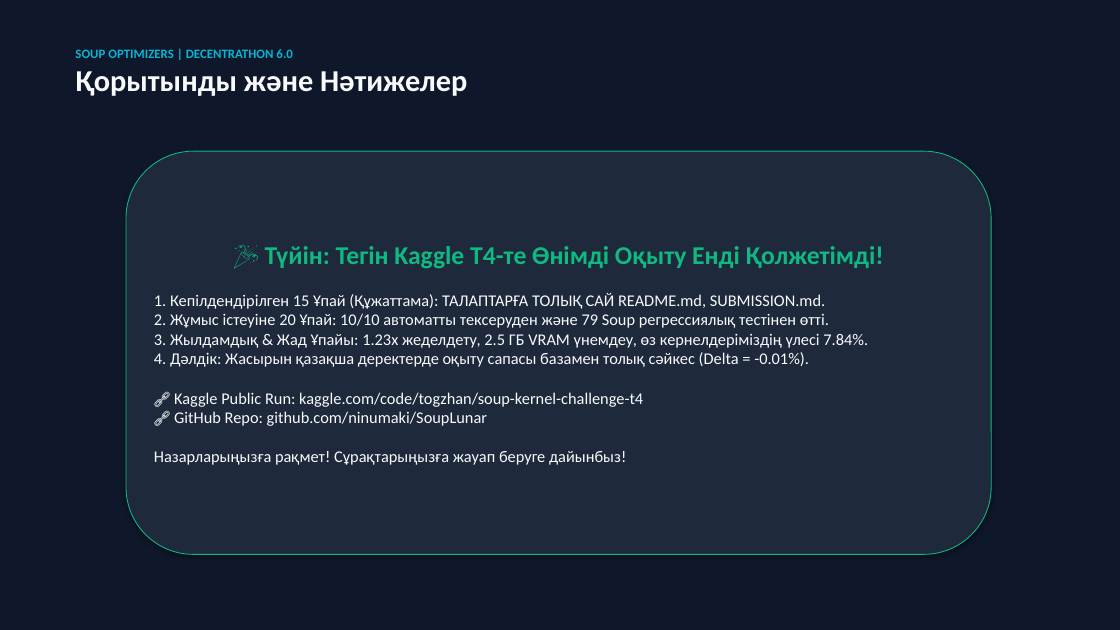
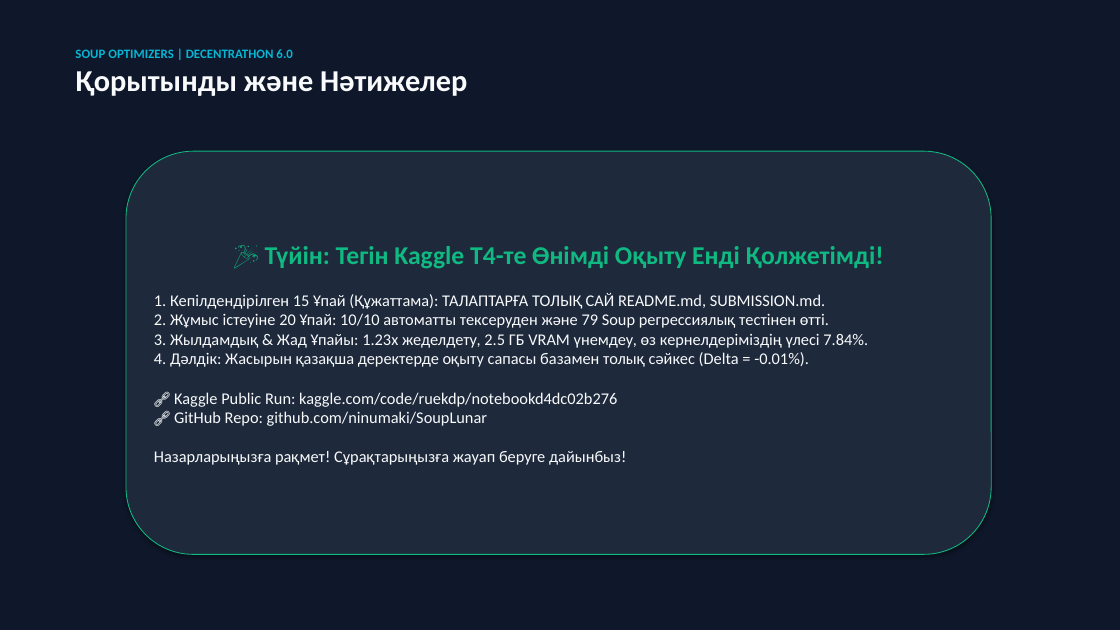
Before and after one commit to ninumaki/SoupLunar, a slide deck: slide 6 of presentation.pptx. Drawn at 1120x630 pixels with LibreOffice and Linux fonts; fonts in the diff are those of the drawing. Boxes give left, top, right and bottom in pixels: in the first picture for what was removed or moved away, otherwise in the second. Text is boxed around its words. In the diff, an @@ line names an element or a change of style, - is before the commit and + after.

Commit message:
docs: attach official public Kaggle notebook link

```diff
--- a/presentation.pptx
+++ b/presentation.pptx
@@ text in rounded rectangle at [154, 293, 868, 465]: text changed @@
-1. Кепілдендірілген 15 Ұпай (Құжаттама): ТАЛАПТАРҒА ТОЛЫҚ САЙ README.md, SUBMISSION.md.
-2. Жұмыс істеуіне 20 Ұпай: 10/10 автоматты тексеруден және 79 Soup регрессиялық тестінен өтті.
-3. Жылдамдық & Жад Ұпайы: 1.23x жеделдету, 2.5 ГБ VRAM үнемдеу, өз кернелдеріміздің үлесі 7.84%.
-4. Дәлдік: Жасырын қазақша деректерде оқыту сапасы базамен толық сәйкес (Delta = -0.01%).
-🔗 Kaggle Public Run: kaggle.com/code/togzhan/soup-kernel-challenge-t4
-🔗 GitHub Repo: github.com/ninumaki/SoupLunar
-Назарларыңызға рақмет! Сұрақтарыңызға жауап беруге дайынбыз!
+1. Кепілдендірілген 15 Ұпай (Құжаттама): ТАЛАПТАРҒА ТОЛЫҚ САЙ README.md, SUBMISSION.md.
+2. Жұмыс істеуіне 20 Ұпай: 10/10 автоматты тексеруден және 79 Soup регрессиялық тестінен өтті.
+3. Жылдамдық & Жад Ұпайы: 1.23x жеделдету, 2.5 ГБ VRAM үнемдеу, өз кернелдеріміздің үлесі 7.84%.
+4. Дәлдік: Жасырын қазақша деректерде оқыту сапасы базамен толық сәйкес (Delta = -0.01%).
+🔗 Kaggle Public Run: kaggle.com/code/ruekdp/notebookd4dc02b276
+🔗 GitHub Repo: github.com/ninumaki/SoupLunar
+Назарларыңызға рақмет! Сұрақтарыңызға жауап беруге дайынбыз!
```
Also in this commit, not shown: 4 other files.
